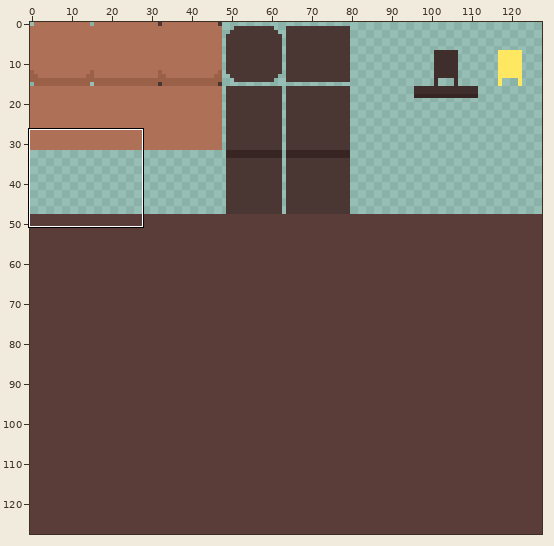
Two versions of one pixel-art file, sprites/tilesx16.aseprite. Above, an overview of the earlier version with the close-up marked.
Close-up. Before:
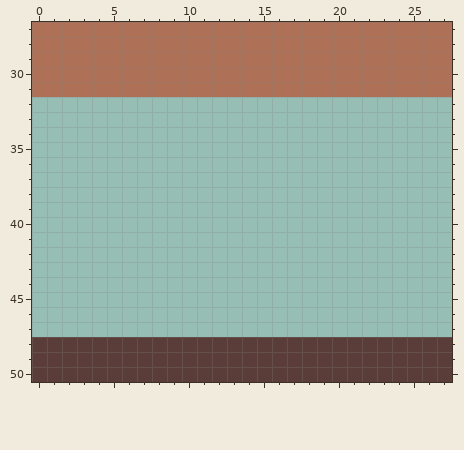
128x128 pixels, 1 frame. Shown: x 0..27, y 27..50.
Now the later version:
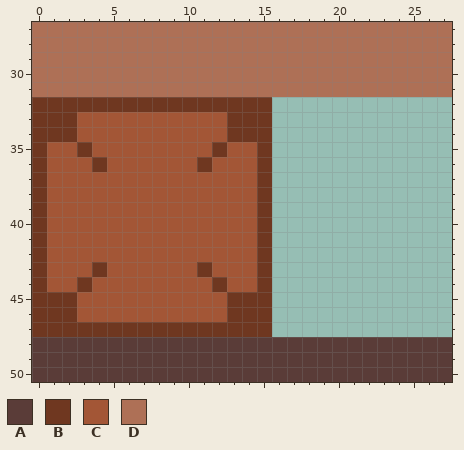
Palette (. is transparent): A #5a3c38  B #6f3720  C #a35636  D #ae7056
The exact change:
There is now colour B in row 32 at x 0 to 15; in rows 33 to 34 at x 0 to 2 and 13 to 15; in row 35 at x 0, 3, 12 and 15; in row 36 at x 0, 4, 11 and 15; in rows 37 to 42 at x 0 and 15; in row 43 at x 0, 4, 11 and 15.
There is now colour B in row 44 at x 0, 3, 12 and 15; in rows 45 to 46 at x 0 to 2 and 13 to 15; in row 47 at x 0 to 15.
There is now colour C in rows 33 to 34 at x 3 to 12; in row 35 at x 1 to 2, 4 to 11 and 13 to 14; in row 36 at x 1 to 3, 5 to 10 and 12 to 14; in rows 37 to 42 at x 1 to 14; in row 43 at x 1 to 3, 5 to 10 and 12 to 14; in row 44 at x 1 to 2, 4 to 11 and 13 to 14.
There is now colour C in rows 45 to 46 at x 3 to 12.
Where, in picture pixels (left, top, right, bottom), the same in both close-ups:
added: (32, 97, 272, 337)
